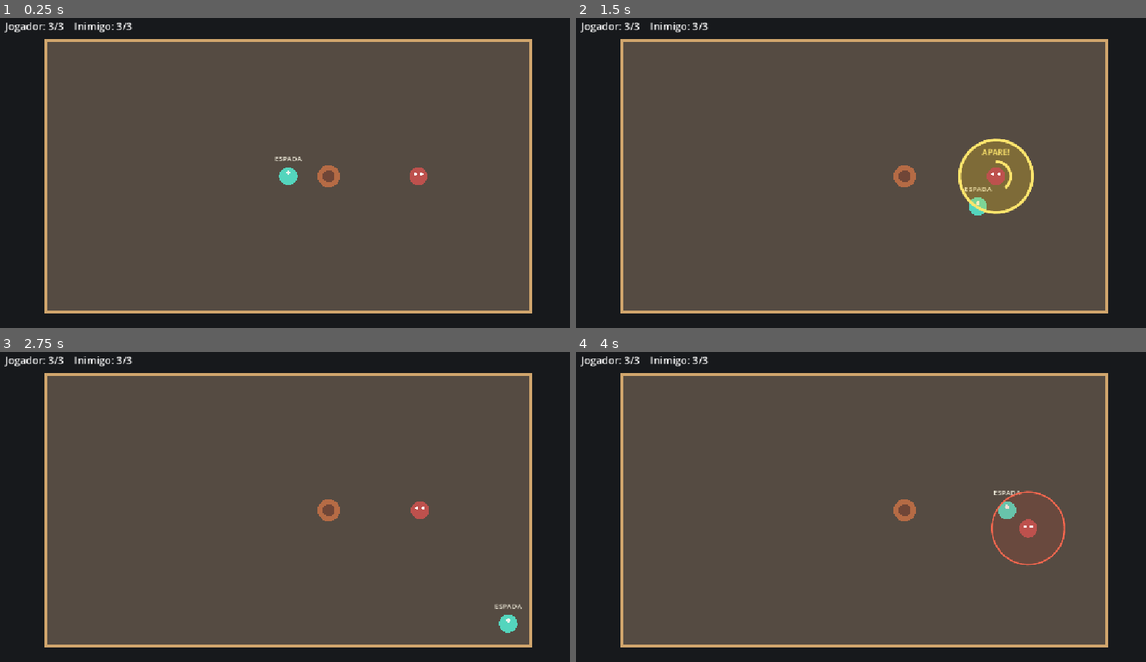
Above: before the commit, frames 1-4 (two rows, left to right).
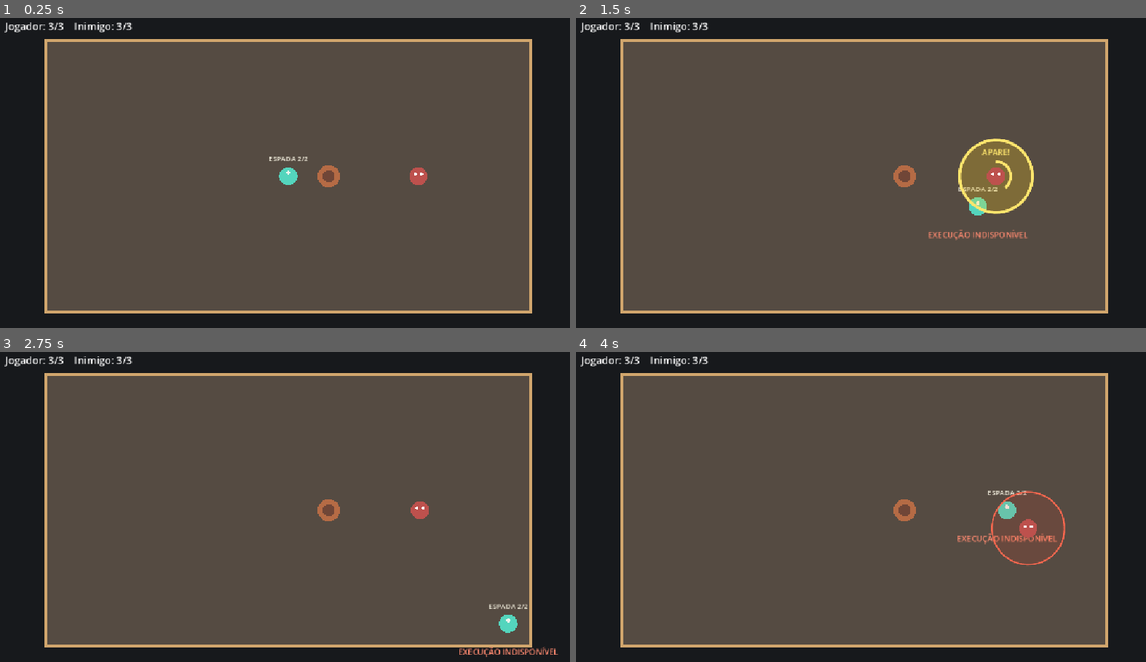
Above: after the commit, the same moments.

Repository: crawzler/Ludus
Game: Godot game, scene res://scenes/arena.tscn
Same seed, same stepped clock (60 frames per second), same inputs: the game is played once before the commit and once after it.
Inputs (mouse positions are in pixels of both pictures, inside the frame that each line leads up to):
- Up to frame 1 (0.25 s): no input
- Up to frame 2 (1.5 s): tap Enter at 0.5 s; move the mouse to (992, 160) at 0.52 s; hold D (move_right) 0.53-1.28 s; click (992, 160) at 0.6 s; tap E (execute_enemy, bound only after the commit) at 0.8, 1.35 s; move the mouse to (747, 191) at 1.27 s; hold S (move_down) from 1.28 s (still down)
- Up to frame 3 (2.75 s): click (171, 525) at 1.55 s; move the mouse to (347, 438) at 2.02 s; release S (move_down) at 2.03 s; hold D (move_right) from 2.03 s (still down); click (347, 438) at 2.1 s; tap E (execute_enemy, bound only after the commit) at 2.3 s
- Up to frame 4 (4 s): move the mouse to (832, 575) at 2.77 s; release D (move_right) at 2.78 s; hold W (move_up) 2.78-3.53 s; right-click (832, 575) at 2.85 s; click (832, 575) at 3.05 s; move the mouse to (1037, 559) at 3.52 s; hold A (move_left) from 3.53 s (still down); tap Space (dodge) at 3.6 s; tap E (execute_enemy, bound only after the commit) at 3.8 s

The runs differ from the first frame. In frame 1, less than 0.1% of the frame differs, in the area x 47-55%, y 44-47%; in frame 2, 0.3%; in frame 3, 0.3%, in the area x 80-98%, y 81-99%; in frame 4, 0.3%.

Commit message:
feat: add enemy execution and weapon durability
Co-authored-by: GitHub Copilot <copilot@users.noreply.github.com>

Diff:
--- a/project.godot
+++ b/project.godot
@@ -68,6 +68,11 @@
 "events": [Object(InputEventKey,"resource_local_to_scene":false,"resource_name":"","device":-1,"window_id":0,"alt_press …(190 unchanged characters)…
 ]
 }
+execute_enemy={
+"deadzone": 0.2,
+"events": [Object(InputEventKey,"resource_local_to_scene":false,"resource_name":"","device":-1,"alt_pressed":false,"shift_pressed":false,"ctrl_pressed":false,"meta_pressed":false,"pressed":false,"keycode":0,"physical_keycode":69,"key_label":0,"unicode":0,"location":0,"echo":false,"script":null)
+]
+}
 
 [physics]
 
--- a/scripts/enemy.gd
+++ b/scripts/enemy.gd
@@ -124,11 +124,34 @@
 	health_changed.emit(health, MAX_HEALTH)
 	_show_hit_feedback()
 	if health == 0:
-		state = State.DEFEATED
-		velocity = Vector2.ZERO
-		defeated.emit()
+		_mark_defeated()
 		await get_tree().create_timer(HIT_FLASH_DURATION).timeout
 		queue_free()
+
+
+func can_be_executed() -> bool:
+	return health == 1 and state != State.DEFEATED and state != State.FINISHED
+
+
+func execute() -> bool:
+	if not can_be_executed():
+		return false
+
+	health = 0
+	state = State.DEFEATED
+	velocity = Vector2.ZERO
+	health_changed.emit(health, MAX_HEALTH)
+	_show_hit_feedback()
+	defeated.emit()
+	var removal_timer: SceneTreeTimer = get_tree().create_timer(HIT_FLASH_DURATION)
+	removal_timer.timeout.connect(Callable(self, "queue_free"))
+	return true
+
+
+func _mark_defeated() -> void:
+	state = State.DEFEATED
+	velocity = Vector2.ZERO
+	defeated.emit()
 
 
 func finish_combat() -> void:
--- a/scripts/player.gd
+++ b/scripts/player.gd
@@ -7,6 +7,7 @@
 
 const MOVE_SPEED: float = 300.0
 const ATTACK_DAMAGE: int = 1
+const MAX_WEAPON_DURABILITY: int = 2
 const SWORD_ATTACK_RANGE: float = 48.0
 const SWORD_ATTACK_INTERVAL: float = 0.35
 const SPEAR_ATTACK_RANGE: float = 80.0
@@ -14,6 +15,7 @@
 const ATTACK_FEEDBACK_DURATION: float = 0.12
 const BLOCK_FEEDBACK_DURATION: float = 0.2
 const PARRY_FEEDBACK_DURATION: float = 0.45
+const EXECUTION_FEEDBACK_DURATION: float = 0.9
 const DODGE_DURATION: float = 0.2
 const DODGE_SPEED_MULTIPLIER: float = 1.5
 const DODGE_COOLDOWN: float = 0.6
@@ -23,13 +25,22 @@
 const BLOCK_COLOR: Color = Color("#75d8ff")
 const PARRY_COLOR: Color = Color("#ffe66d")
 const DODGE_COLOR: Color = Color("#9bfff0")
+const EXECUTION_SUCCESS_COLOR: Color = Color("#a8ff70")
+const EXECUTION_UNAVAILABLE_COLOR: Color = Color("#ff8a70")
 
 var equipped_weapon: Weapon = Weapon.SWORD
+var weapon_durability: Dictionary = {
+	Weapon.SWORD: MAX_WEAPON_DURABILITY,
+	Weapon.SPEAR: MAX_WEAPON_DURABILITY
+}
 var attack_cooldown_remaining: float = 0.0
 var attack_feedback_range: float = SWORD_ATTACK_RANGE
 var attack_feedback_remaining: float = 0.0
 var block_feedback_remaining: float = 0.0
 var parry_feedback_remaining: float = 0.0
+var execution_feedback_remaining: float = 0.0
+var execution_feedback_text: String = ""
+var execution_feedback_color: Color = EXECUTION_SUCCESS_COLOR
 var dodge_time_remaining: float = 0.0
 var dodge_cooldown_remaining: float = 0.0
 var last_valid_move_direction: Vector2 = Vector2.DOWN
@@ -73,7 +84,25 @@
 			dodge_active = false
 		queue_redraw()
 	if Input.is_action_just_pressed("attack"):
-		_attack()
+		var executed_enemy: bool = false
+		if Input.is_action_just_pressed("execute_enemy"):
+			executed_enemy = _execute_enemy()
+			_show_execution_feedback(executed_enemy)
+		if not executed_enemy:
+			_attack()
+	elif Input.is_action_just_pressed("execute_enemy"):
+		_show_execution_feedback(_execute_enemy())
+
+
+func _show_execution_feedback(succeeded: bool) -> void:
+	execution_feedback_remaining = EXECUTION_FEEDBACK_DURATION
+	if succeeded:
+		execution_feedback_text = "EXECUÇÃO!"
+		execution_feedback_color = EXECUTION_SUCCESS_COLOR
+	else:
+		execution_feedback_text = "EXECUÇÃO INDISPONÍVEL"
+		execution_feedback_color = EXECUTION_UNAVAILABLE_COLOR
+	queue_redraw()
 
 
 func _start_dodge(move_direction: Vector2) -> void:
@@ -98,6 +127,9 @@
 		queue_redraw()
 	if parry_feedback_remaining > 0.0:
 		parry_feedback_remaining = maxf(parry_feedback_remaining - delta, 0.0)
+		queue_redraw()
+	if execution_feedback_remaining > 0.0:
+		execution_feedback_remaining = maxf(execution_feedback_remaining - delta, 0.0)
 		queue_redraw()
 
 
@@ -119,7 +151,36 @@
 			closest_distance = distance
 
 	if closest_target:
-		closest_target.call("take_damage", ATTACK_DAMAGE)
+		var damage: int = ATTACK_DAMAGE if _weapon_remaining_durability() > 0 else 0
+		if damage == 0:
+			return
+
+		var health_before: Variant = closest_target.get("health")
+		if typeof(health_before) != TYPE_INT:
+			push_error("Attackable targets must expose integer health.")
+			return
+		closest_target.call("take_damage", damage)
+		var health_after: Variant = closest_target.get("health")
+		if typeof(health_after) != TYPE_INT:
+			push_error("Attackable targets must expose integer health.")
+			return
+		if int(health_after) < int(health_before):
+			weapon_durability[equipped_weapon] = _weapon_remaining_durability() - 1
+			queue_redraw()
+
+
+func _execute_enemy() -> bool:
+	var attack_range: float = _weapon_attack_range()
+	for target: Node2D in get_tree().get_nodes_in_group("enemy"):
+		if not target.has_method("can_be_executed") or not target.has_method("execute"):
+			push_error("Enemies must implement the execution contract.")
+			continue
+		if global_position.distance_to(target.global_position) > attack_range:
+			continue
+		if not bool(target.call("can_be_executed")):
+			continue
+		return bool(target.call("execute"))
+	return false
 
 
 func _switch_weapon() -> void:
@@ -158,6 +219,21 @@
 		_:
 			push_error("Unknown weapon equipped.")
 			return "?"
+
+
+func _weapon_condition_text() -> String:
+	var remaining_durability: int = _weapon_remaining_durability()
+	if remaining_durability == 0:
+		return "%s QUEBRADA" % _weapon_display_name()
+	return "%s %d/%d" % [
+		_weapon_display_name(),
+		remaining_durability,
+		MAX_WEAPON_DURABILITY
+	]
+
+
+func _weapon_remaining_durability() -> int:
+	return int(weapon_durability[equipped_weapon])
 
 
 func take_damage(amount: int) -> void:
@@ -274,12 +350,22 @@
 			14,
 			DODGE_COLOR
 		)
+	if execution_feedback_remaining > 0.0:
+		draw_string(
+			ThemeDB.fallback_font,
+			Vector2(-125.0, 62.0),
+			execution_feedback_text,
+			HORIZONTAL_ALIGNMENT_CENTER,
+			250.0,
+			16,
+			execution_feedback_color
+		)
 	draw_string(
 		ThemeDB.fallback_font,
-		Vector2(-46.0, -30.0),
-		_weapon_display_name(),
+		Vector2(-95.0, -30.0),
+		_weapon_condition_text(),
 		HORIZONTAL_ALIGNMENT_CENTER,
-		92.0,
+		190.0,
 		14,
 		Color("#f4f0df")
 	)
Not shown, changed: docs/DECISOES.md
Not shown, changed: docs/DIARIO_DE_DESENVOLVIMENTO.md
Not shown, changed: docs/ESTADO_ATUAL.md
Not shown, changed: docs/GUIA_DE_DESENVOLVIMENTO.md
